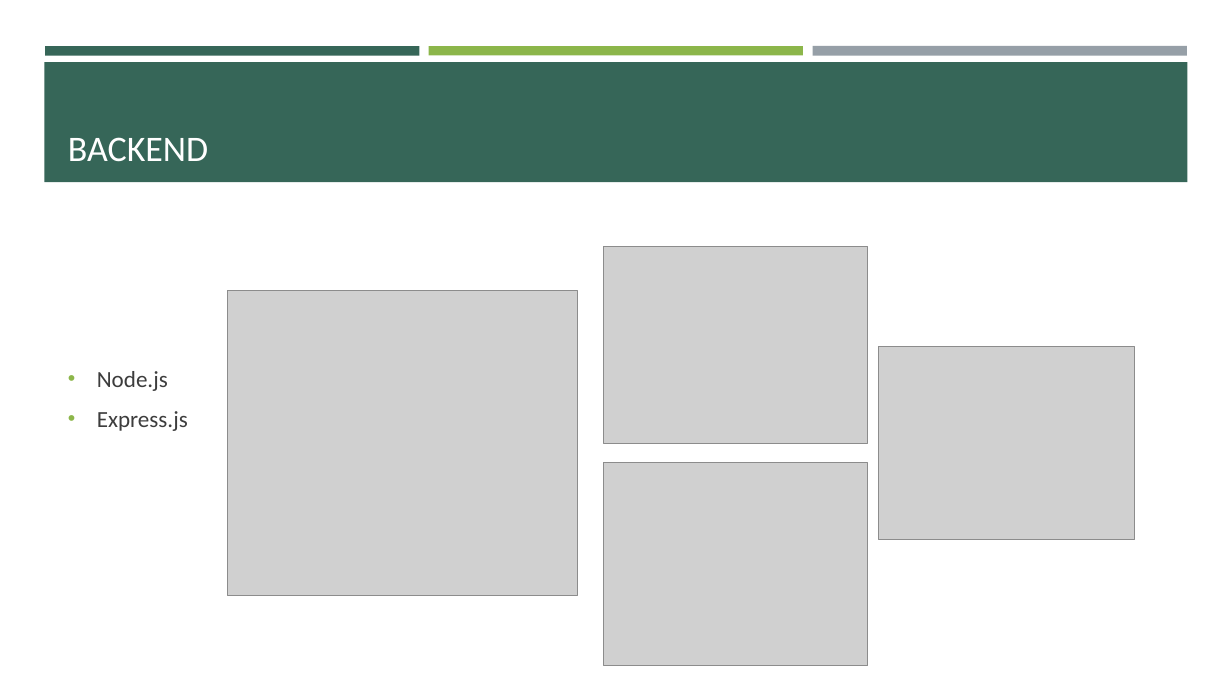
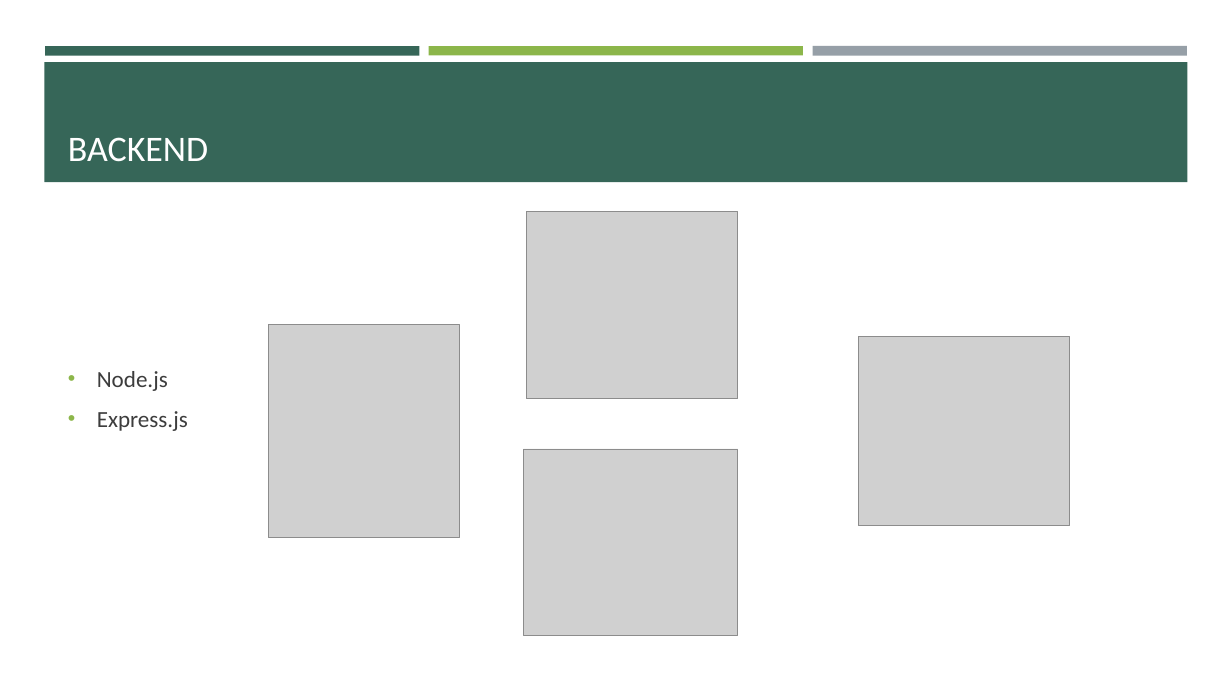
Before and after one commit to mikilaczy/Parfumvilag_vegleges, a slide deck: slide 11 of Parfümvilág.pptx. Drawn at 1232x693 pixels with LibreOffice and Linux fonts; fonts in the diff are those of the drawing; grey boxes stand for pictures. Boxes give left, top, right and bottom in pixels: in the first picture for what was removed or moved away, otherwise in the second. Text is boxed around its words. In the diff, an @@ line names an element or a change of style, - is before the commit and + after.

Commit message:
fix

```diff
--- a/Parfümvilág.pptx
+++ b/Parfümvilág.pptx
@@ picture added at (527, 212, 738, 399) @@
@@ picture removed at (604, 246, 868, 443) @@
@@ picture removed at (227, 291, 577, 596) @@
@@ picture added at (268, 325, 459, 538) @@
@@ picture: place and size @@
-picture at (879, 347, 1135, 540)
+picture at (859, 336, 1070, 526)
@@ picture added at (523, 449, 738, 636) @@
@@ picture removed at (604, 463, 868, 666) @@
```
Also in this commit, not shown: 1 other slide changed.
